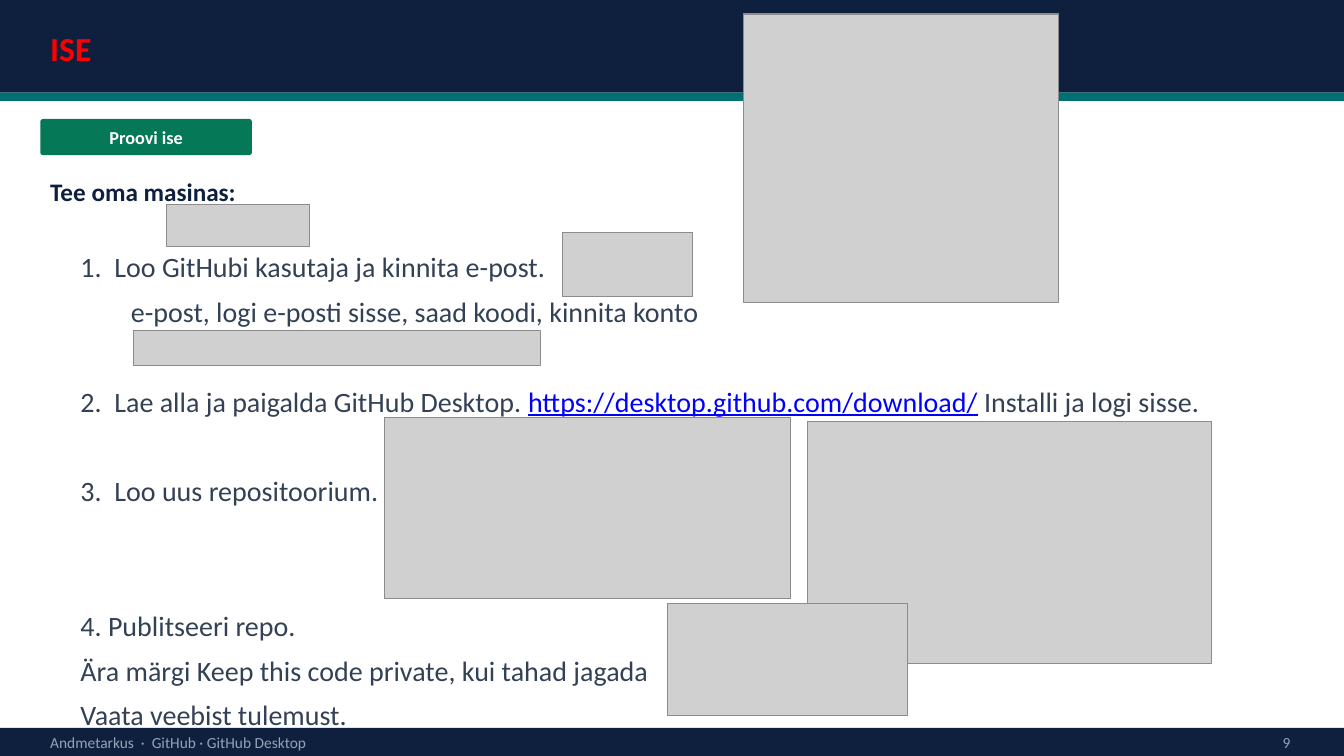
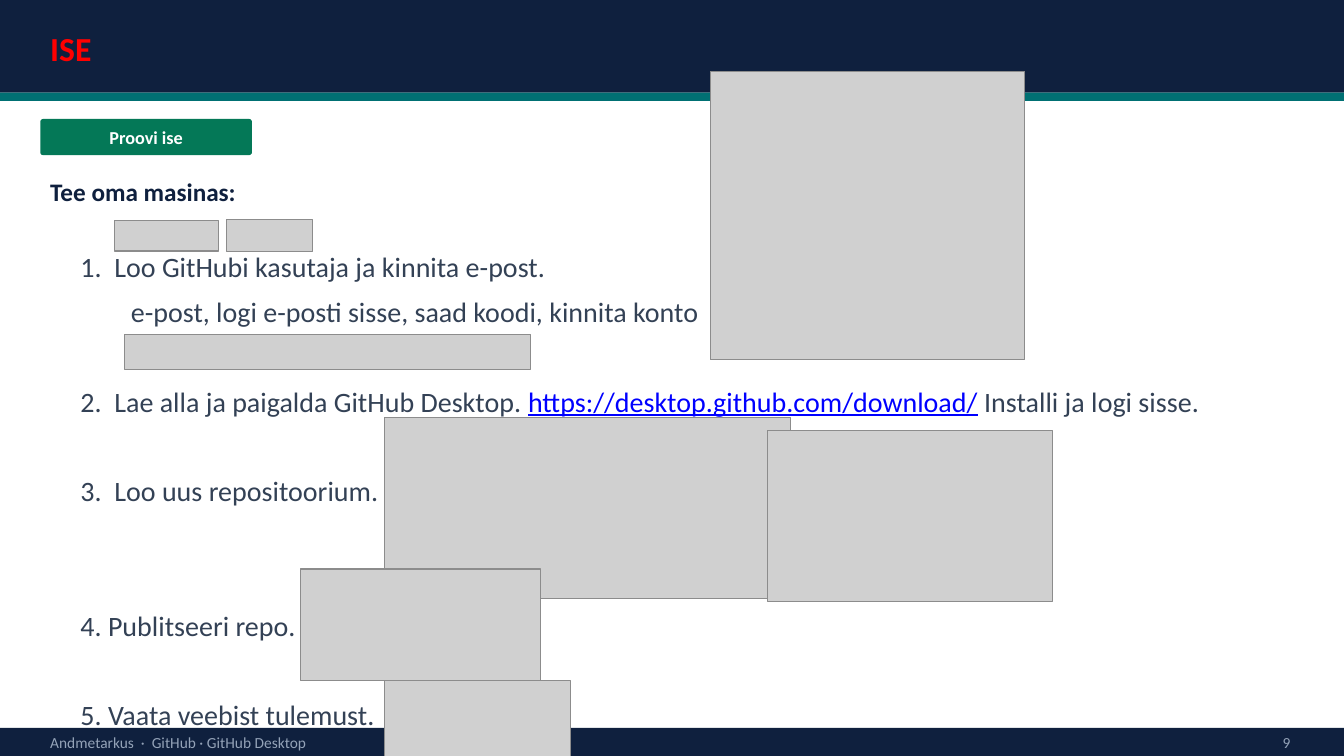
Before and after one commit to emilieabel/andmetarkus, a slide deck: slide 7 of Materjalid/Day15 AI Github/github-desktop-esitlus.pptx (slide 9 before the commit). Drawn at 1344x756 pixels with LibreOffice and Linux fonts; fonts in the diff are those of the drawing; grey boxes stand for pictures. Boxes give left, top, right and bottom in pixels: in the first picture for what was removed or moved away, otherwise in the second. Text is boxed around its words. In the diff, an @@ line names an element or a change of style, - is before the commit and + after.

```diff
--- a/Materjalid/Day15 AI Github/github-desktop-esitlus.pptx
+++ b/Materjalid/Day15 AI Github/github-desktop-esitlus.pptx
@@ picture: place and size @@
-picture at box(744, 14, 1059, 302)
+picture at box(711, 72, 1025, 360)
@@ picture: place and size @@
-picture at box(166, 205, 310, 247)
+picture at box(115, 221, 219, 251)
@@ picture: place and size @@
-picture at box(563, 233, 693, 297)
+picture at box(227, 220, 313, 252)
@@ picture: place and size @@
-picture at box(134, 331, 540, 366)
+picture at box(124, 335, 530, 370)
@@ picture: place and size @@
-picture at box(808, 421, 1212, 663)
+picture at box(768, 431, 1054, 601)
@@ picture: place and size @@
-picture at box(667, 604, 907, 716)
+picture at box(300, 570, 540, 682)
@@ picture added at box(384, 681, 571, 756) @@
@@ text at box(80, 705, 375, 732): text changed @@
-Ära märgi Keep this code private, kui tahad jagada
-Vaata veebist tulemust.
+5. Vaata veebist tulemust.
```
Also in this commit, not shown: 7 other slides changed, 5 slides added, 4 slides removed, 16 other files.
